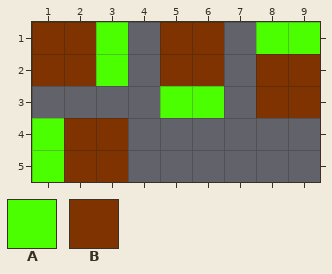
Two versions of a level (Tiled map, resources/maps/rules_cave/rule_02d.tmx). The picture above is the old version.
Cells are 16x16 px. Shown: x 1..9, y 1..5.
Key: from "rules_ersin_forest": A 2, B 12.
_ is an empty cell.
Layers that did not change in this view are not listed.
Layer "input_set" before, first column x 1:
1 BBA_BB_AA
2 BBA_BB_BB
3 ____AA_BB
4 ABB______
5 ABB______
After the commit:
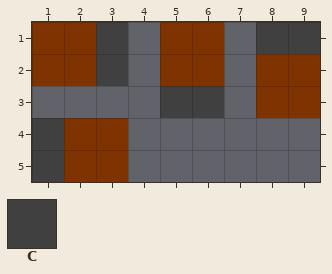
Further tiles: from "rules_ersin_forest": C 3.
Message: voortzet rules voor dungeon.
Changes in this commit:
Layer "input_set":
Tile C replaces tile A in row 1 at x 3 and 8 to 9; in row 2 at x 3; in row 3 at x 5 to 6; in rows 4 to 5 at x 1.
Pixel boxes of the changes (left, top, right, bottom) in both pictures:
changed: (96, 22, 128, 86)
changed: (256, 22, 320, 54)
changed: (160, 86, 224, 118)
changed: (32, 118, 64, 182)
